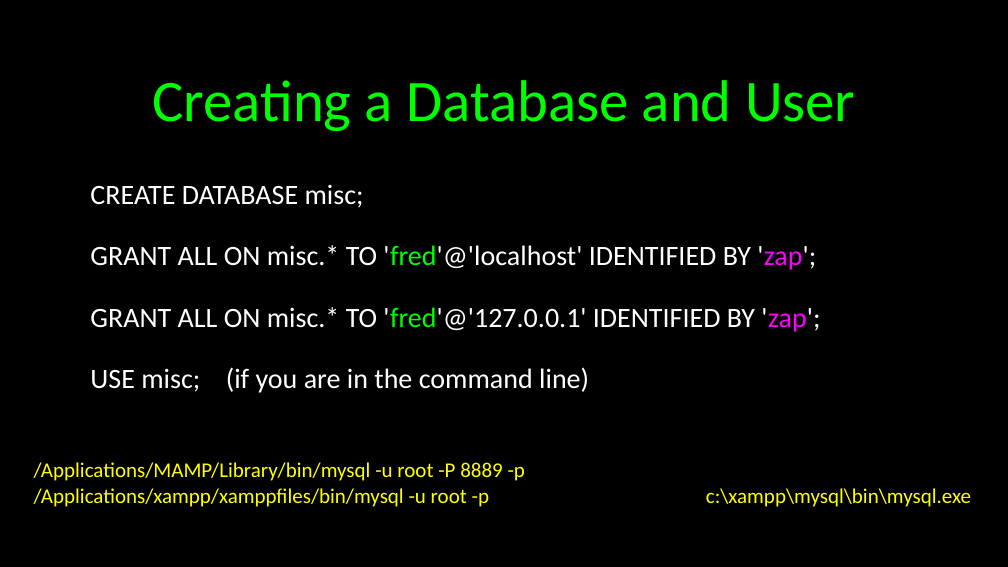
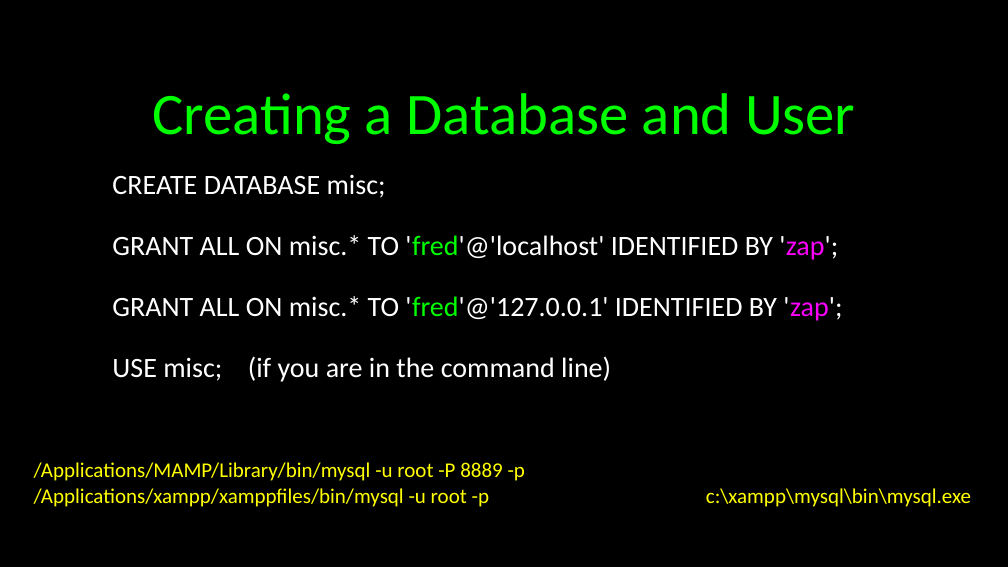
Before and after one commit to csev/wa4e, a slide deck: slide 6 of lectures/PHP-06-MySQL-PDO.ppt. Drawn at 1008x567 pixels with LibreOffice and Linux fonts; fonts in the diff are those of the drawing. Boxes give left, top, right and bottom in pixels: in the first picture for what was removed or moved away, otherwise in the second. Text is boxed around its words. In the diff, an @@ line names an element or a change of style, - is before the commit and + after.

```diff
--- a/lectures/PHP-06-MySQL-PDO.ppt
+++ b/lectures/PHP-06-MySQL-PDO.ppt
@@ title "Creating a Database and User": place and size @@
-title "Creating a Database and User" at (152, 80, 855, 131)
+title "Creating a Database and User" at (152, 93, 855, 144)
@@ text "CREATE DATABASE misc;": place and size @@
-text "CREATE DATABASE misc;" at (90, 185, 820, 393)
+text "CREATE DATABASE misc;" at (112, 175, 842, 382)
@@ text "CREATE DATABASE misc;" at (112, 175, 842, 382): vertical alignment middle to top @@
```
Also in this commit, not shown: 47 other slides changed, 1 slide added, 1 slide removed, 2 other files.
